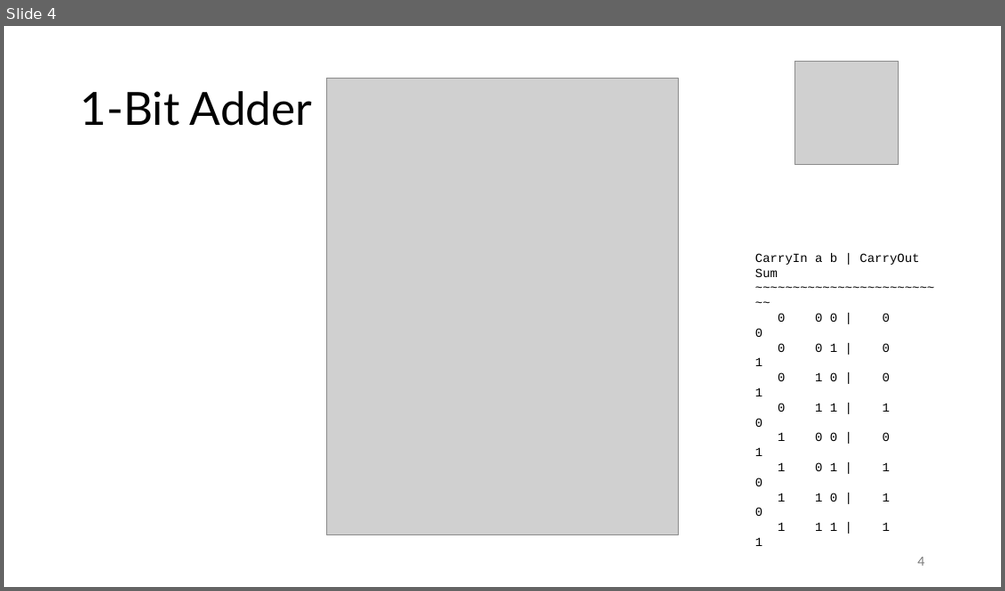
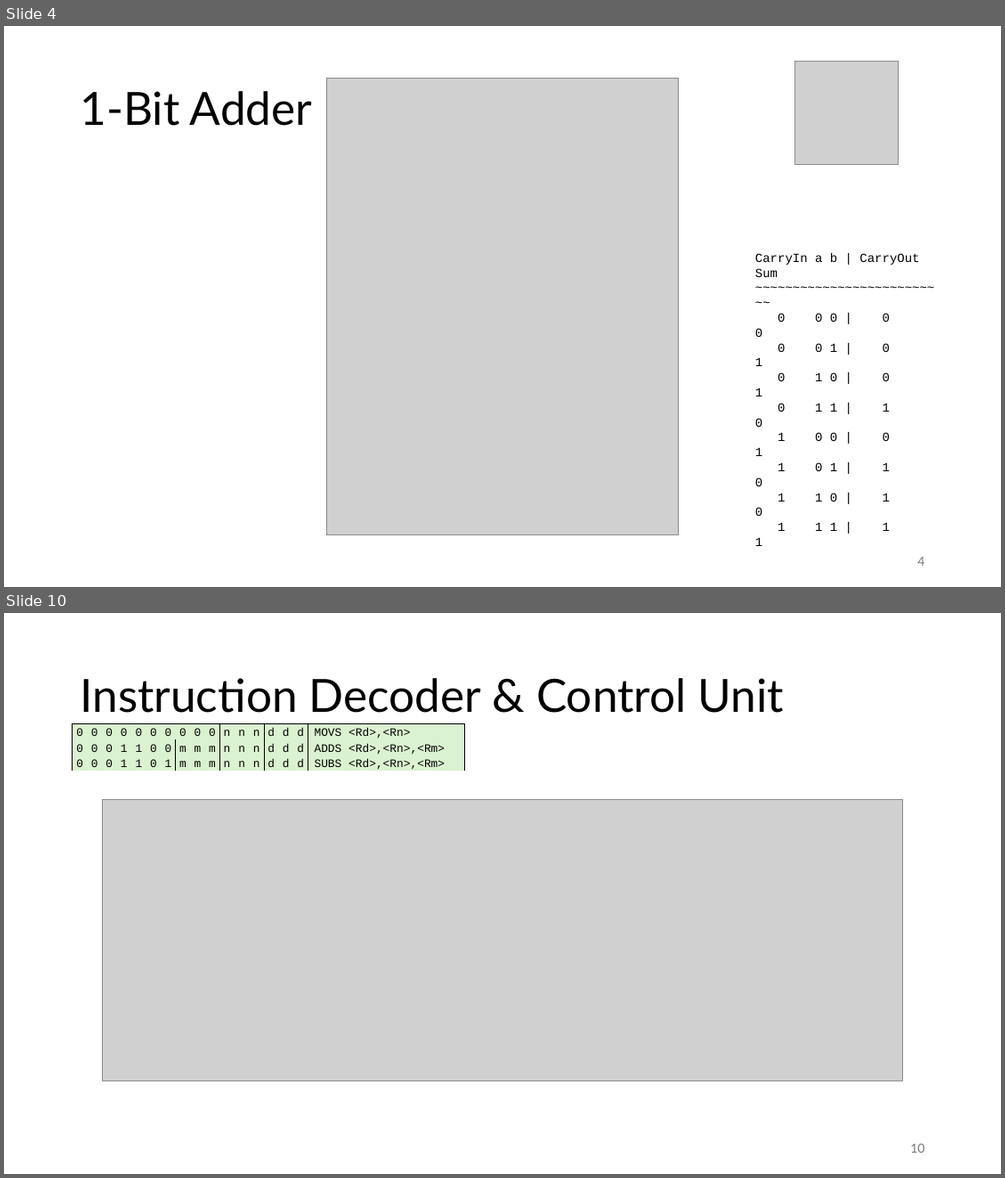
Before and after one commit to FrankBau/xetroc, a slide deck: xetroc.pptx. Shown one above the other, each under a label of ours: slide 4 before the commit, slides 4 and 10 after it; the slides between them are not shown. The pictures are 1005x591 and 1005x1178 pixels, drawn with LibreOffice and Linux fonts; fonts in the diff are those of the drawing; grey boxes stand for pictures. Boxes give left, top, right and bottom in pixels: in the first picture for what was removed or moved away, otherwise in the second. Text is boxed around its words. In the diff, an @@ line names an element or a change of style, - is before the commit and + after.

```diff
--- a/xetroc.pptx
+++ b/xetroc.pptx
@@ slide 10 added at bbox=[4, 613, 1001, 1174], background #FFFFFF @@
@@ title added at bbox=[80, 678, 784, 713], 44 pt, text #000000 @@
+Instruction Decoder & Control Unit
@@ table added at bbox=[73, 724, 469, 775], 3 rows, 18 columns @@
+0 | 0 | 0 | 0 | 0 | 0 | 0 | 0 | 0 | 0 | n | n | n | d | d | d |  | MOVS <Rd>,<Rn>
+0 | 0 | 0 | 1 | 1 | 0 | 0 | m | m | m | n | n | n | d | d | d |  | ADDS <Rd>,<Rn>,<Rm>
+0 | 0 | 0 | 1 | 1 | 0 | 1 | m | m | m | n | n | n | d | d | d |  | SUBS <Rd>,<Rn>,<Rm>
@@ picture added at bbox=[102, 800, 903, 1081] @@
@@ page number added at bbox=[910, 1143, 924, 1152], 12 pt, text #797979 @@
+10
```
Also in this commit, not shown: 10 slides changed, 14 other files.
